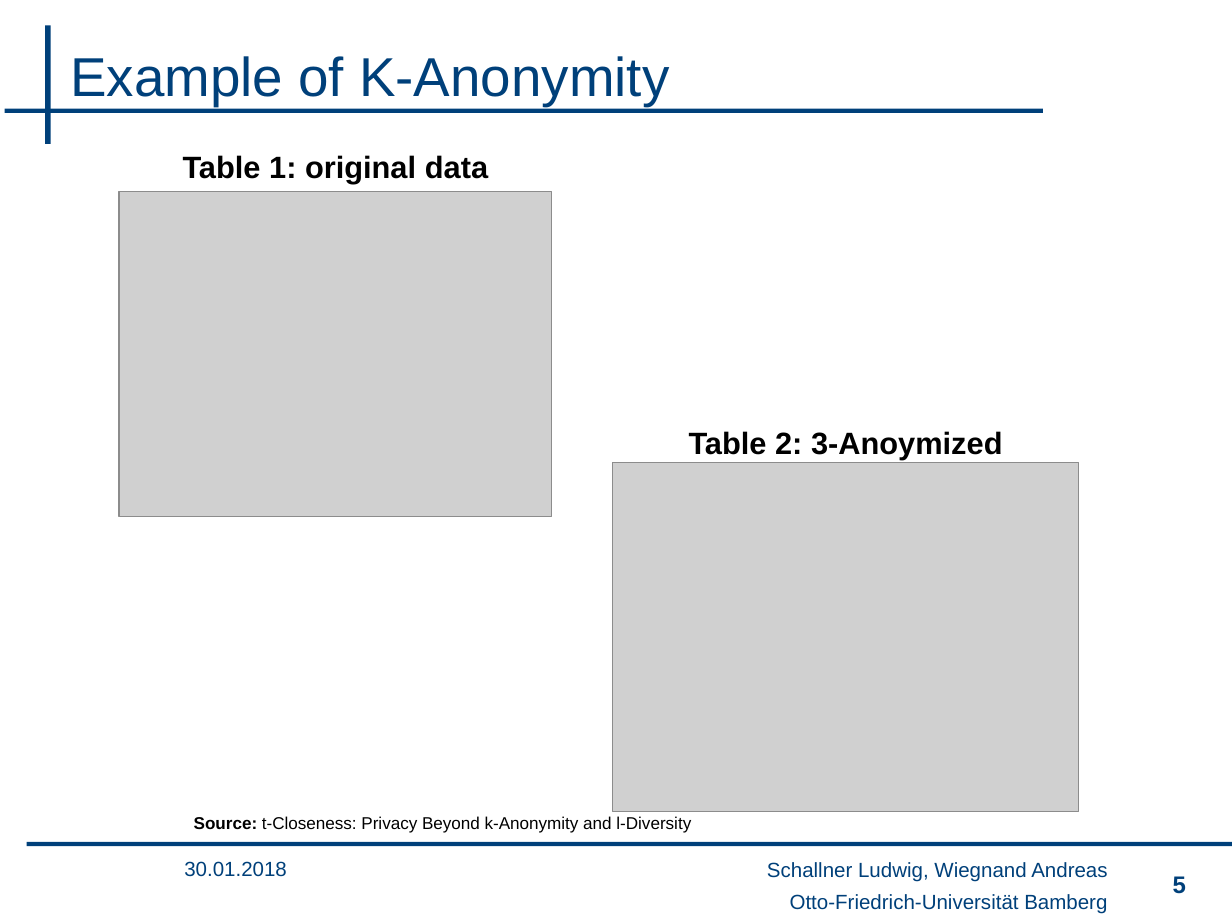
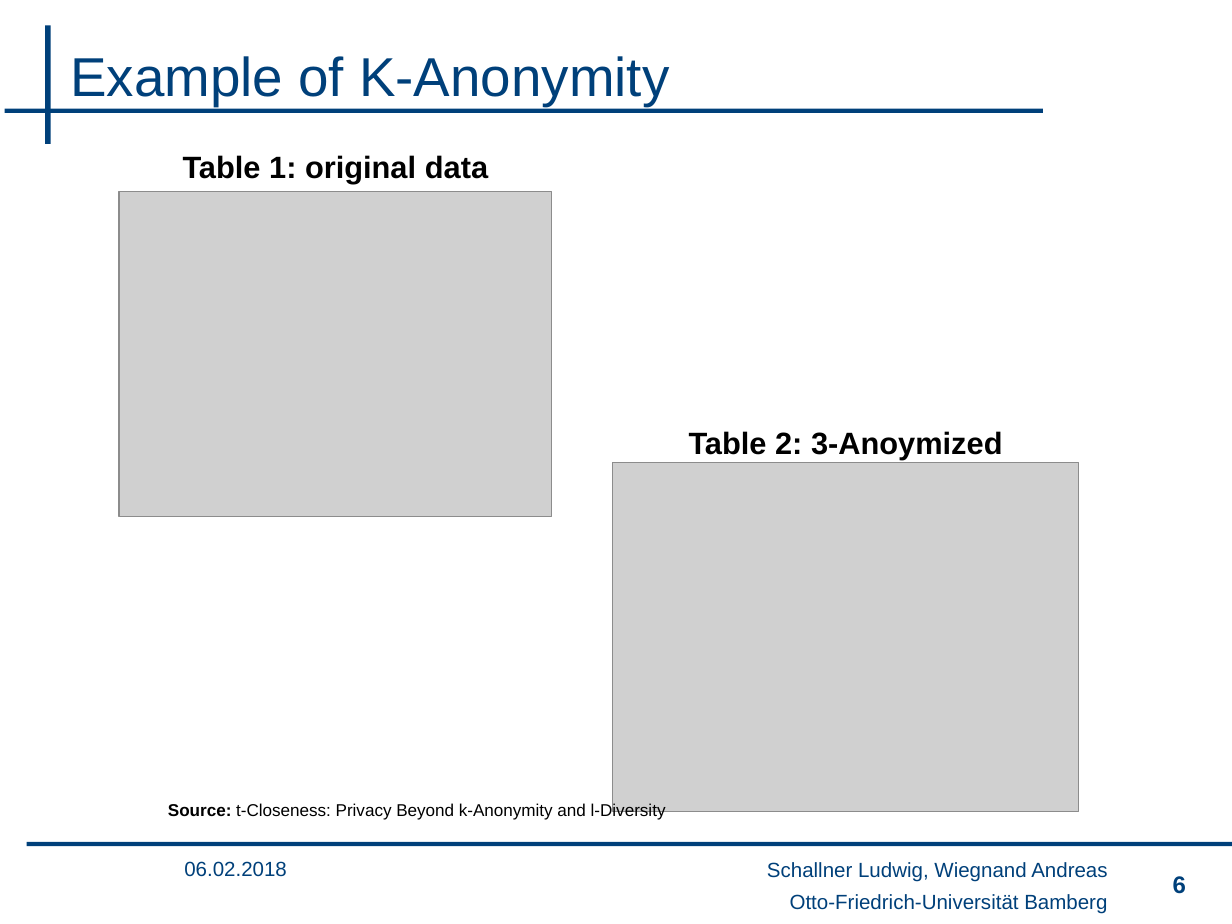
Before and after one commit to wsgan001/PSI-MSem, a slide deck: slide 6 of presentation/sicherheits_final_anV3.pptx (slide 5 before the commit). Drawn at 1232x924 pixels with LibreOffice and Linux fonts; fonts in the diff are those of the drawing; grey boxes stand for pictures; background and template pictures are left out. Boxes give left, top, right and bottom in pixels: in the first picture for what was removed or moved away, otherwise in the second. Text is boxed around its words. In the diff, an @@ line names an element or a change of style, - is before the commit and + after.

```diff
--- a/presentation/sicherheits_final_anV3.pptx
+++ b/presentation/sicherheits_final_anV3.pptx
@@ text "Source: t-Closeness: Privacy Beyond k-Anonymity ...": place and size @@
-text "Source: t-Closeness: Privacy Beyond k-Anonymity ..." at [194,816,691,833]
+text "Source: t-Closeness: Privacy Beyond k-Anonymity ..." at [168,802,666,820]
@@ text at [184,861,287,877]: text changed @@
-30.01.2018
+06.02.2018
@@ page number at [1173,876,1186,894]: text changed @@
-5
+6
```
Also in this commit, not shown: 20 other slides changed, 6 slides added.
